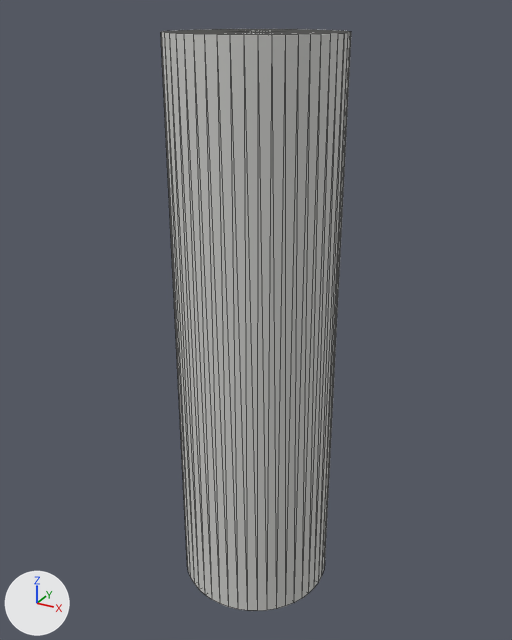
The glTF model lot12/details/689aa63ea4d0abf0006f96105e84fe5b1204692a786cafae1a49174a1252c40f.glb: old version first, new version second.
Camera for both pictures: a 50 mm camera at (12.579, -4.553, 0.051) aimed at (11.691, -2.938, -0.757). The lights are fixed; the arrows at lower left show +X, +Y and +Z. The first picture is the older version. Mesh edges are drawn as thin lines. Vertices at exactly the same position are counted once.

The first picture shows 'FD-L12-FTG-B2-08'.
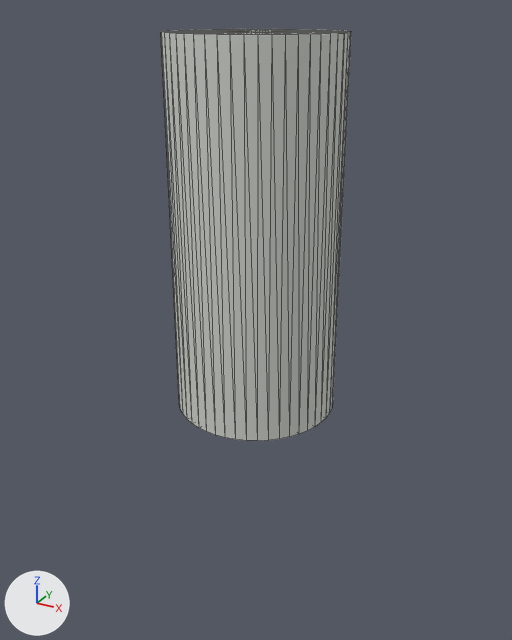
Where the change shows, as pixel boxes (x1, y1, x2, y2) in the pictures (512 x 640 px):
'FD-L12-FTG-B2-08', reshaped (29% shorter)
    before: (161, 29, 351, 611)
    after: (161, 29, 351, 441)

What the commit changed:
me_fd_l12_ftg_b2_08 is used by ob_fd_l12_ftg_b2_08; location (0.0, 0.0, 0.0).
me_fd_l12_ftg_b2_08 had 194 vertices, 384 faces and spanned x 11.48..11.93, y -3.18..-2.73, z -1.6..0.0.
me_fd_l12_ftg_b2_08 now has 194 vertices, 384 faces and spans x 11.48..11.93, y -3.18..-2.73, z -1.0..0.0.
me_fd_l12_ftg_b2_08 part 1: all 98 vertices in x 11.48..11.93, y -3.18..-2.73, z -1.6..-1.5 are moved by (0.0, 0.0, 0.6).
